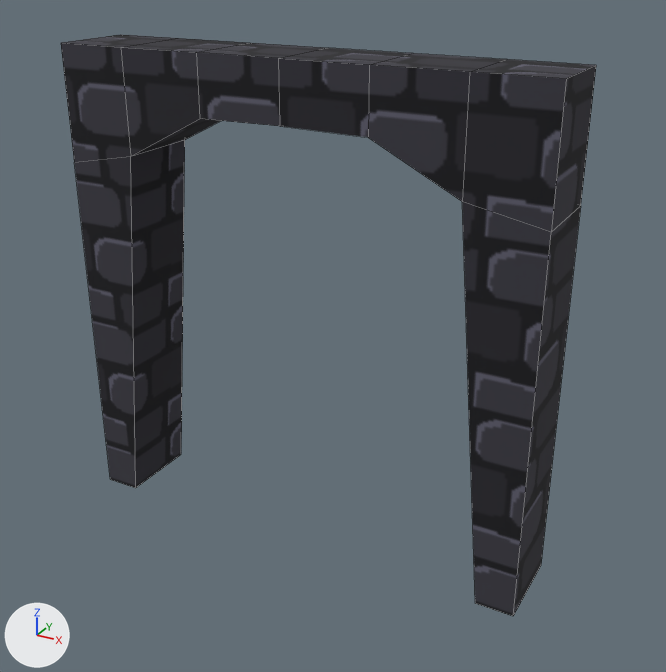
An edit to the FBX model 64x64/Assets/Assets/Models/Environmental/ArcWay.fbx, drawn before and after from the same camera.
The view is the same before and after, from a camera (50 mm lens) standing at (7.5, -2.89, 4.8) and looking at (4.21, 3.09, 1.81). The lights are fixed; the arrows at lower left show +X, +Y and +Z. Mesh edges are drawn as thin lines. Where no turn or scale is listed for an object, it has been applied to the vertices.

Objects in the first picture: 'Wall.001'.
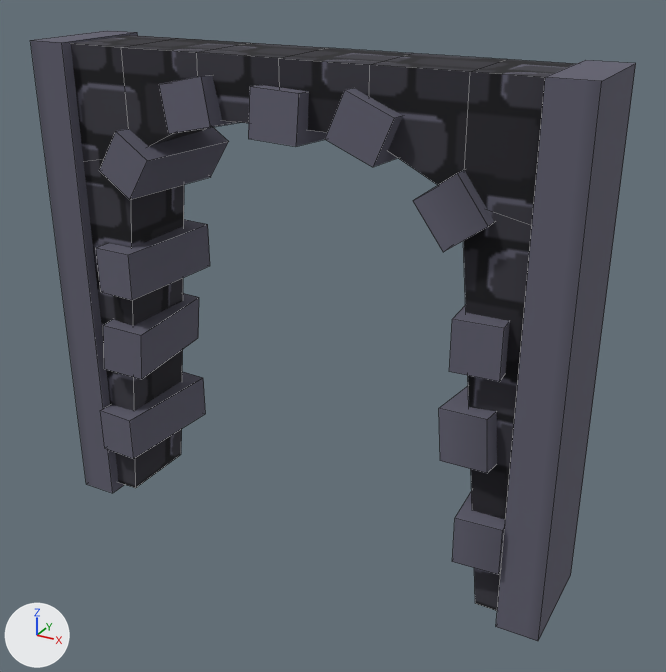
Changed parts and their boxes [x1, y1, x2, y2] in the pictures (666 x 672 px):
'SeamHider', added: after [30, 30, 636, 641]
'Wall.002', added: after [96, 75, 510, 575]

What changed in the scene script:
```text
Add me_cube_022:
    me_cube_022.from_pydata(...)  # a box spanning x -0.17..0.17, y -0.45..0.44, z -0.17..3.92; a box spanning x 3.96..4.29, y -0.45..0.44, z -0.17..3.92
    me_cube_022.materials.append(mat_wall)  # picture img_wall2_png
Add me_cube_021:
    me_cube_021.from_pydata(...)  # 88 vertices, 66 faces; spans x -1.89..1.9, y -0.51..0.52, z -2.39..1.02
    me_cube_021.materials.append(mat_wall)  # picture img_wall2_png
Add ob_seamhider:
    ob_seamhider = bpy.data.objects.new('SeamHider', me_cube_022)
    ob_seamhider.location = (1.94, 3.05, 0.09)
Add ob_wall_002:
    ob_wall_002 = bpy.data.objects.new('Wall.002', me_cube_021)
    ob_wall_002.location = (4.0, 3.04, 2.84)
```
